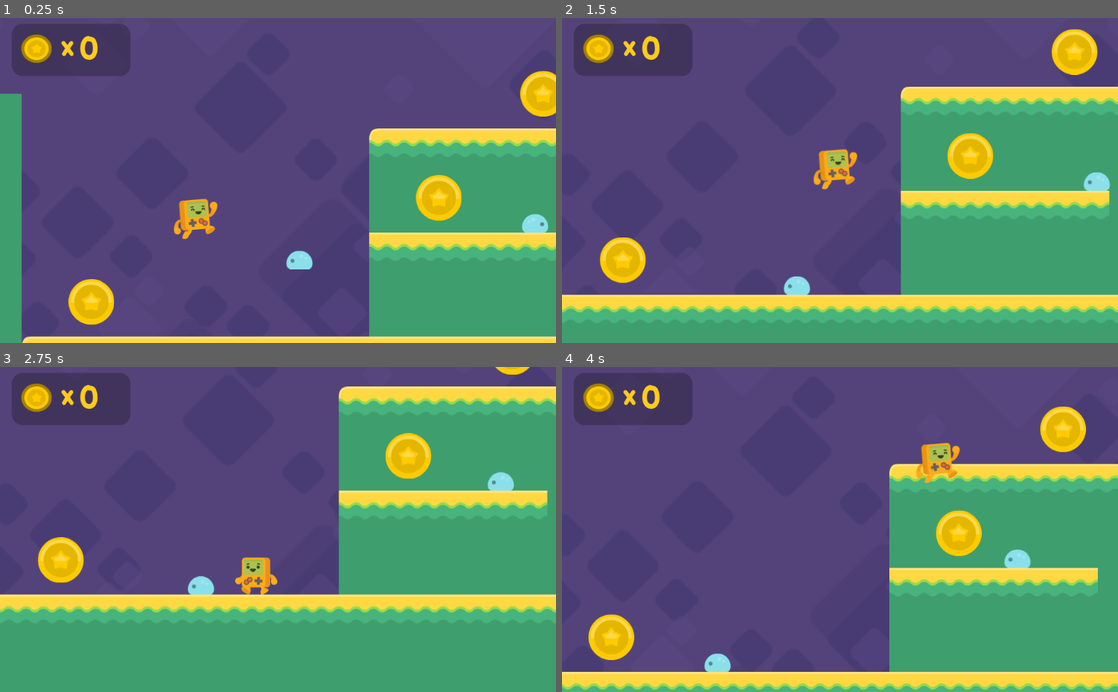
Above: before the commit, frames 1-4 (two rows, left to right).
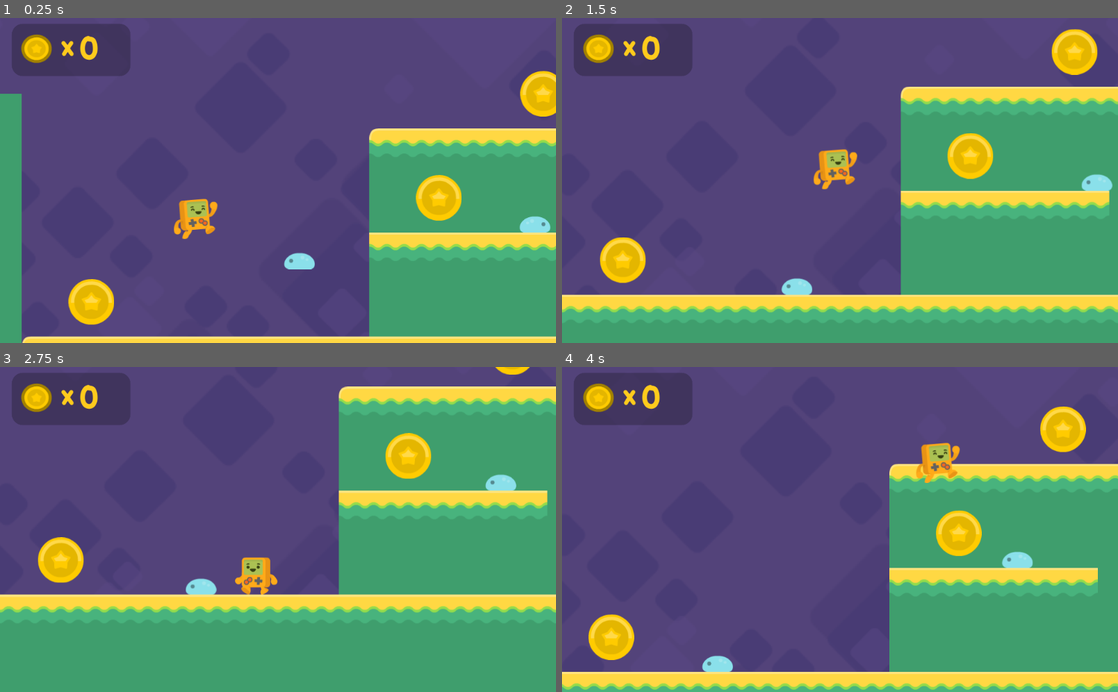
Above: after the commit, the same moments.

Repository: Manik5/2D-Platform
Game: Godot game, scene res://Level1.tscn
The game is run twice, just before and just after one commit, with the same random seed, the same clock (stepped at 60 frames per second) and the same inputs.
Inputs:
- Up to frame 1 (0.25 s): no input
- Up to frame 2 (1.5 s): hold Right (right) from 0.53 s (still down); tap Space (jump) at 0.77 s
- Up to frame 3 (2.75 s): tap Space (jump) at 1.52 s; release Right (right) at 2.03 s; hold Left (left) from 2.03 s (still down)
- Up to frame 4 (4 s): release Left (left) at 2.78 s; hold Right (right) from 2.78 s (still down); tap Space (jump) at 3.02, 3.77 s

The runs differ from the first frame. In frame 1, 0.1% of the frame differs, in the area x 51-99%, y 60-78%; in frame 2, 0.1%; in frame 3, 0.1%, in the area x 33-93%, y 32-71%; in frame 4, 0.1%.

Commit message:
enemies interaction

Diff:
--- a/Level1.tscn
+++ b/Level1.tscn
@@ -64,6 +64,139 @@
 position = Vector2( 928, -32 )
 shape = SubResource( 2 )
 one_way_collision = true
+
+[node name="ParallaxBackground" type="ParallaxBackground" parent="."]
+
+[node name="Purple Sky" type="ParallaxLayer" parent="ParallaxBackground"]
+motion_mirroring = Vector2( 1280, 960 )
+
+[node name="Sprite" type="Sprite" parent="ParallaxBackground/Purple Sky"]
+scale = Vector2( 2, 2 )
+texture = ExtResource( 4 )
+centered = false
+
+[node name="back Blocks" type="ParallaxLayer" parent="ParallaxBackground"]
+modulate = Color( 0.745098, 0.772549, 0.843137, 0.388235 )
+position = Vector2( 0, -500 )
+motion_scale = Vector2( 0.25, 0.25 )
+motion_mirroring = Vector2( 2560, 1920 )
+
+[node name="Sprite" type="Sprite" parent="ParallaxBackground/back Blocks"]
+scale = Vector2( 4, 4 )
+texture = ExtResource( 5 )
+centered = false
+
+[node name="middle Blocks" type="ParallaxLayer" parent="ParallaxBackground"]
+modulate = Color( 0.8, 0.831373, 0.890196, 0.780392 )
+position = Vector2( 0, -500 )
+motion_scale = Vector2( 0.4, 0.4 )
+motion_mirroring = Vector2( 1600, 1200 )
+
+[node name="Sprite" type="Sprite" parent="ParallaxBackground/middle Blocks"]
+position = Vector2( 0, -43.9999 )
+scale = Vector2( 2.5, 2.5 )
+texture = ExtResource( 5 )
+centered = false
+
+[node name="nearby Blocks" type="ParallaxLayer" parent="ParallaxBackground"]
+modulate = Color( 1, 1, 1, 0.505882 )
+motion_scale = Vector2( 0.7, 0.7 )
+motion_mirroring = Vector2( 1120, 840 )
+
+[node name="Sprite" type="Sprite" parent="ParallaxBackground/nearby Blocks"]
+scale = Vector2( 1.75, 1.75 )
+texture = ExtResource( 5 )
+centered = false
+
+[node name="fallzone" type="Area2D" parent="."]
+position = Vector2( 4000, 704 )
+collision_layer = 4
+__meta__ = {
+"_edit_group_": true
+}
+
+[node name="CollisionShape2D" type="CollisionShape2D" parent="fallzone"]
+shape = SubResource( 3 )
+
+[node name="HUD" type="CanvasLayer" parent="."]
+script = ExtResource( 9 )
+
+[node name="Panel" type="Panel" parent="HUD"]
+margin_left = 22.3755
+margin_top = 10.6787
+margin_right = 240.376
+margin_bottom = 106.679
+custom_styles/panel = SubResource( 4 )
+__meta__ = {
+"_edit_use_anchors_": false
+}
+
+[node name="TextureRect" type="TextureRect" parent="HUD"]
+margin_left = 39.3687
+margin_top = 30.3439
+margin_right = 96.3687
+margin_bottom = 83.3439
+texture = ExtResource( 7 )
+expand = true
+__meta__ = {
+"_edit_use_anchors_": false
+}
+
+[node name="x" type="Label" parent="HUD"]
+margin_left = 113.226
+margin_top = 22.8522
+margin_right = 153.226
+margin_bottom = 85.8522
+custom_fonts/font = SubResource( 5 )
+custom_colors/font_color = Color( 1, 0.8, 0.113725, 1 )
+text = "x"
+__meta__ = {
+"_edit_use_anchors_": false
+}
+
+[node name="Coins" type="Label" parent="HUD"]
+margin_left = 145.498
+margin_top = 23.3597
+margin_right = 223.498
+margin_bottom = 95.3597
+custom_fonts/font = SubResource( 6 )
+custom_colors/font_color = Color( 1, 0.8, 0.113725, 1 )
+text = "##"
+valign = 1
+__meta__ = {
+"_edit_use_anchors_": false
+}
+
+[node name="coins" type="Node2D" parent="."]
+
+[node name="coin1" parent="coins" instance=ExtResource( 6 )]
+position = Vector2( 192, 256 )
+
+[node name="coin2" parent="coins" instance=ExtResource( 6 )]
+position = Vector2( 832, 64 )
+
+[node name="coin3" parent="coins" instance=ExtResource( 6 )]
+position = Vector2( 1024, -128 )
+
+[node name="coin4" parent="coins" instance=ExtResource( 6 )]
+position = Vector2( 2112, 0 )
+
+[node name="coin5" parent="coins" instance=ExtResource( 6 )]
+position = Vector2( 2752, -256 )
+
+[node name="enemies" type="Node2D" parent="."]
+
+[node name="enemy1" parent="enemies" instance=ExtResource( 10 )]
+position = Vector2( 587.654, 138.595 )
+detects_cliffs = false
+
+[node name="enemy2" parent="enemies" instance=ExtResource( 10 )]
+position = Vector2( 996.607, 82.4431 )
+direction = 1
+
+[node name="enemy3" parent="enemies" instance=ExtResource( 10 )]
+position = Vector2( 1482.15, 293.586 )
+direction = 1
 
 [node name="steve" parent="." instance=ExtResource( 2 )]
 position = Vector2( 384, 32 )
@@ -81,135 +214,6 @@
 drag_margin_left = 0.3
 drag_margin_right = 0.3
 editor_draw_limits = true
-
-[node name="ParallaxBackground" type="ParallaxBackground" parent="."]
-
-[node name="Purple Sky" type="ParallaxLayer" parent="ParallaxBackground"]
-motion_mirroring = Vector2( 1280, 960 )
-
-[node name="Sprite" type="Sprite" parent="ParallaxBackground/Purple Sky"]
-scale = Vector2( 2, 2 )
-texture = ExtResource( 4 )
-centered = false
-
-[node name="back Blocks" type="ParallaxLayer" parent="ParallaxBackground"]
-modulate = Color( 0.745098, 0.772549, 0.843137, 0.388235 )
-position = Vector2( 0, -500 )
-motion_scale = Vector2( 0.25, 0.25 )
-motion_mirroring = Vector2( 2560, 1920 )
-
-[node name="Sprite" type="Sprite" parent="ParallaxBackground/back Blocks"]
-scale = Vector2( 4, 4 )
-texture = ExtResource( 5 )
-centered = false
-
-[node name="middle Blocks" type="ParallaxLayer" parent="ParallaxBackground"]
-modulate = Color( 0.8, 0.831373, 0.890196, 0.780392 )
-position = Vector2( 0, -500 )
-motion_scale = Vector2( 0.4, 0.4 )
-motion_mirroring = Vector2( 1600, 1200 )
-
-[node name="Sprite" type="Sprite" parent="ParallaxBackground/middle Blocks"]
-position = Vector2( 0, -43.9999 )
-scale = Vector2( 2.5, 2.5 )
-texture = ExtResource( 5 )
-centered = false
-
-[node name="nearby Blocks" type="ParallaxLayer" parent="ParallaxBackground"]
-modulate = Color( 1, 1, 1, 0.505882 )
-motion_scale = Vector2( 0.7, 0.7 )
-motion_mirroring = Vector2( 1120, 840 )
-
-[node name="Sprite" type="Sprite" parent="ParallaxBackground/nearby Blocks"]
-scale = Vector2( 1.75, 1.75 )
-texture = ExtResource( 5 )
-centered = false
-
-[node name="fallzone" type="Area2D" parent="."]
-position = Vector2( 4000, 704 )
-collision_layer = 4
-__meta__ = {
-"_edit_group_": true
-}
-
-[node name="CollisionShape2D" type="CollisionShape2D" parent="fallzone"]
-shape = SubResource( 3 )
-
-[node name="HUD" type="CanvasLayer" parent="."]
-script = ExtResource( 9 )
-
-[node name="Panel" type="Panel" parent="HUD"]
-margin_left = 22.3755
-margin_top = 10.6787
-margin_right = 240.376
-margin_bottom = 106.679
-custom_styles/panel = SubResource( 4 )
-__meta__ = {
-"_edit_use_anchors_": false
-}
-
-[node name="TextureRect" type="TextureRect" parent="HUD"]
-margin_left = 39.3687
-margin_top = 30.3439
-margin_right = 96.3687
-margin_bottom = 83.3439
-texture = ExtResource( 7 )
-expand = true
-__meta__ = {
-"_edit_use_anchors_": false
-}
-
-[node name="x" type="Label" parent="HUD"]
-margin_left = 113.226
-margin_top = 22.8522
-margin_right = 153.226
-margin_bottom = 85.8522
-custom_fonts/font = SubResource( 5 )
-custom_colors/font_color = Color( 1, 0.8, 0.113725, 1 )
-text = "x"
-__meta__ = {
-"_edit_use_anchors_": false
-}
-
-[node name="Coins" type="Label" parent="HUD"]
-margin_left = 145.498
-margin_top = 23.3597
-margin_right = 223.498
-margin_bottom = 95.3597
-custom_fonts/font = SubResource( 6 )
-custom_colors/font_color = Color( 1, 0.8, 0.113725, 1 )
-text = "##"
-valign = 1
-__meta__ = {
-"_edit_use_anchors_": false
-}
-
-[node name="coins" type="Node2D" parent="."]
-
-[node name="coin1" parent="coins" instance=ExtResource( 6 )]
-position = Vector2( 192, 256 )
-
-[node name="coin2" parent="coins" instance=ExtResource( 6 )]
-position = Vector2( 832, 64 )
-
-[node name="coin3" parent="coins" instance=ExtResource( 6 )]
-position = Vector2( 1024, -128 )
-
-[node name="coin4" parent="coins" instance=ExtResource( 6 )]
-position = Vector2( 2112, 0 )
-
-[node name="coin5" parent="coins" instance=ExtResource( 6 )]
-position = Vector2( 2752, -256 )
-
-[node name="enemies" type="Node2D" parent="."]
-
-[node name="enemy1" parent="enemies" instance=ExtResource( 10 )]
-position = Vector2( 587.654, 138.595 )
-detects_cliffs = false
-
-[node name="enemy2" parent="enemies" instance=ExtResource( 10 )]
-position = Vector2( 996.607, 82.4431 )
-direction = 1
 [connection signal="body_entered" from="fallzone" to="steve" method="_on_fallzone_body_entered"]
 [connection signal="coin_collected" from="coins/coin1" to="HUD" method="_on_coin_collected"]
 [connection signal="coin_collected" from="coins/coin2" to="HUD" method="_on_coin_collected"]
--- a/enemy.gd
+++ b/enemy.gd
@@ -1,5 +1,6 @@
 extends KinematicBody2D
 
+var speed = 50
 var velocity = Vector2()
 export var direction = -1
 export var detects_cliffs = true
@@ -19,6 +20,15 @@
 
 	velocity.y += 20
 
-	velocity.x = 50 * direction
+	velocity.x = speed * direction
 
 	velocity = move_and_slide(velocity, Vector2.UP)
+
+
+func _on_top_checker_body_entered(body):
+	$AnimatedSprite.play("squashed")
+	speed = 0
+	set_collision_layer_bit(4, false)
+	set_collision_mask_bit(0, false)
+	$top_checker.set_collision_layer_bit(4, false)
+	$top_checker.set_collision_mask_bit(0, false)
--- a/enemy.tscn
+++ b/enemy.tscn
@@ -21,6 +21,9 @@
 [sub_resource type="RectangleShape2D" id=2]
 extents = Vector2( 20.0665, 13.3857 )
 
+[sub_resource type="RectangleShape2D" id=3]
+extents = Vector2( 15.7963, 3.32678 )
+
 [node name="enemy" type="KinematicBody2D"]
 collision_layer = 16
 collision_mask = 35
@@ -30,6 +33,8 @@
 position = Vector2( 3.05176e-05, 0 )
 frames = SubResource( 1 )
 animation = "crawl"
+frame = 1
+playing = true
 
 [node name="CollisionShape2D" type="CollisionShape2D" parent="."]
 position = Vector2( 1.1779, 3.51387 )
@@ -40,3 +45,13 @@
 enabled = true
 cast_to = Vector2( 0, 20 )
 collision_mask = 2
+
+[node name="top_checker" type="Area2D" parent="."]
+position = Vector2( 3.05176e-05, 0 )
+collision_layer = 16
+collision_mask = 33
+
+[node name="CollisionShape2D" type="CollisionShape2D" parent="top_checker"]
+position = Vector2( 0.140312, -13.7502 )
+shape = SubResource( 3 )
+[connection signal="body_entered" from="top_checker" to="." method="_on_top_checker_body_entered"]
Not shown: 1 places in enemy.tscn that only renumber resources
